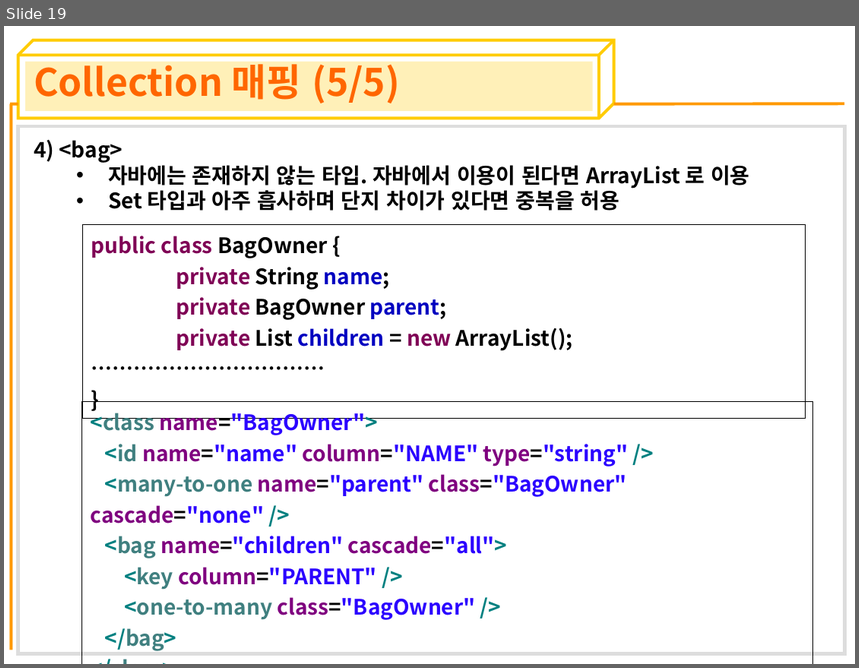
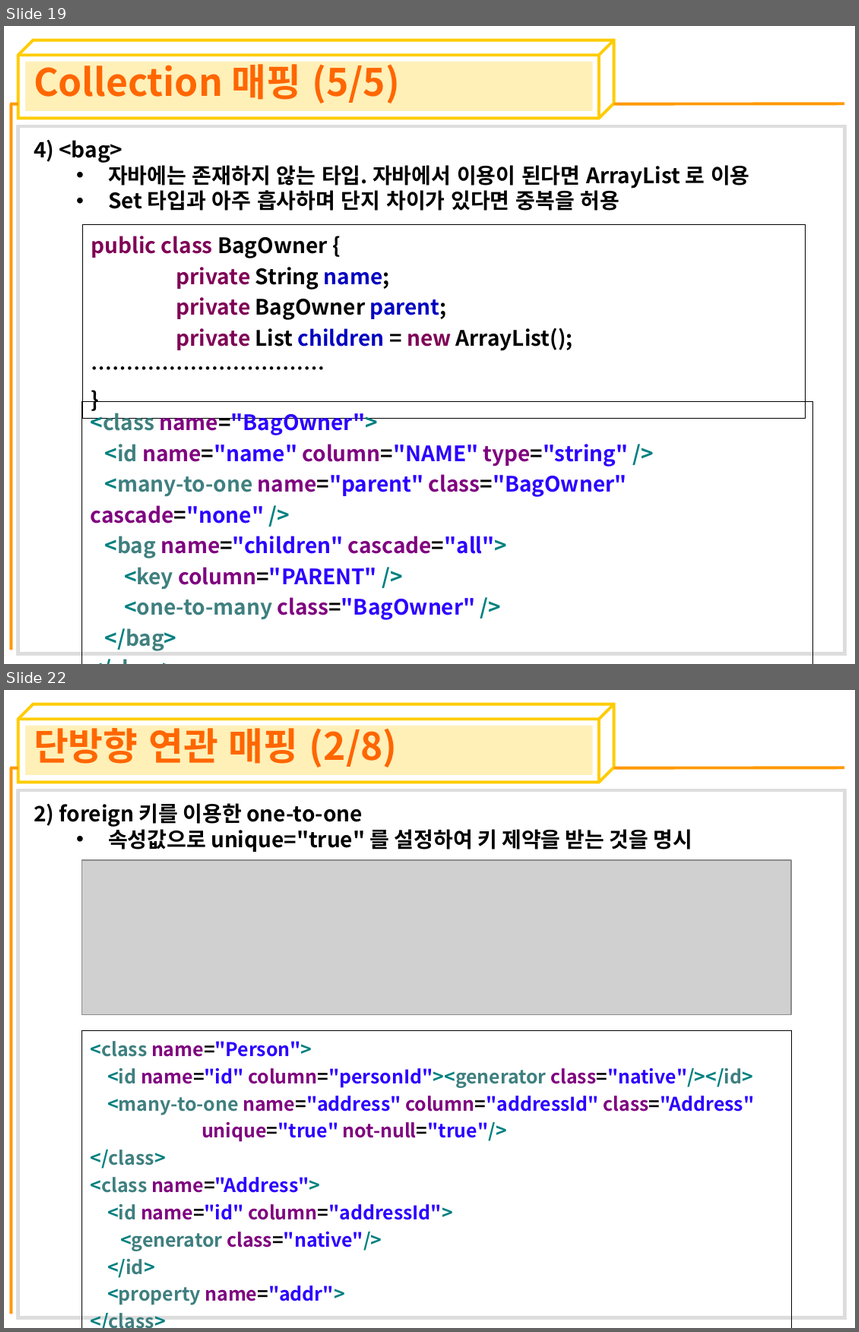
Before and after one commit to crazyjin7/sds-java-framework, a slide deck: FrameworkWeb/doc/PPT/08장_ORMapping.ppt. Shown one above the other, each under a label of ours: slide 19 before the commit, slides 19 and 22 after it; the slides between them are not shown. The pictures are 859x668 and 859x1332 pixels, drawn with LibreOffice and Linux fonts; fonts in the diff are those of the drawing; grey boxes stand for pictures. Boxes give left, top, right and bottom in pixels: in the first picture for what was removed or moved away, otherwise in the second. Text is boxed around its words. In the diff, an @@ line names an element or a change of style, - is before the commit and + after.

```diff
--- a/FrameworkWeb/doc/PPT/08장_ORMapping.ppt
+++ b/FrameworkWeb/doc/PPT/08장_ORMapping.ppt
@@ slide 22 added at [4,690,855,1328], background #FFFFFF; not listed: 6 template elements that a slide beside it also shows @@
@@ title added at [34,722,398,768], 32 pt, text #FF6600, bold @@
+단방향 연관 매핑 (2/8)
@@ text added at [34,803,693,852], 18 pt, text #000000, bold @@
+2) foreign 키를 이용한 one-to-one
+  • 속성값으로 unique="true" 를 설정하여 키 제약을 받는 것을 명시
@@ picture added at [82,860,791,1015] @@
@@ table added at [82,1030,791,1309], 1 rows, 1 columns @@
+<class name="Person"> / <id name="id" column="personId"><generator class="native"/></id> / <many-to-one name="address" column="addressId" class="Address" / unique="true" not-null="true"/> / </class> / <class name="Address"> / <id name="id" column="addressId"> / <generator class="native"/> / </id> / <property name="addr"> / </class>
```
Also in this commit, not shown: 22 other slides added, 1 other file.
